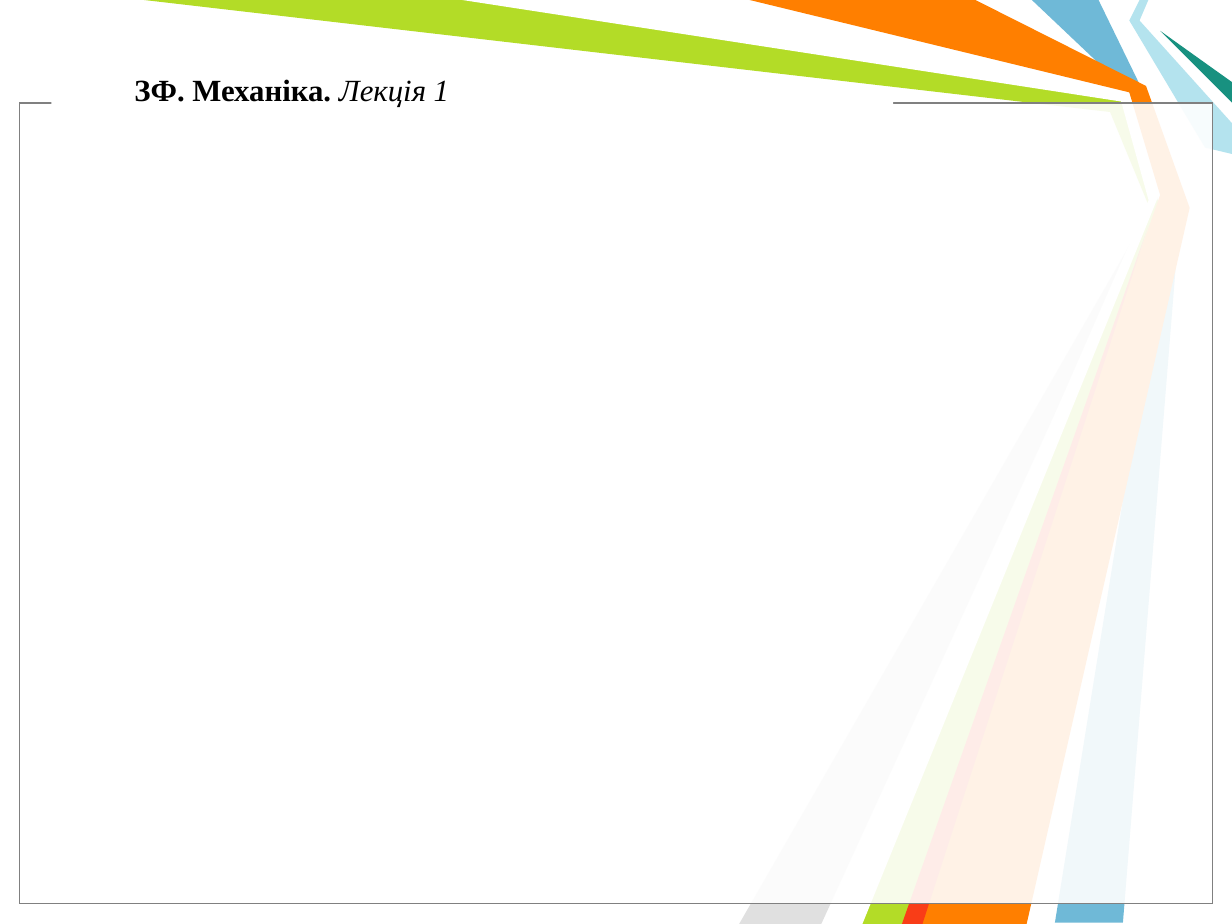
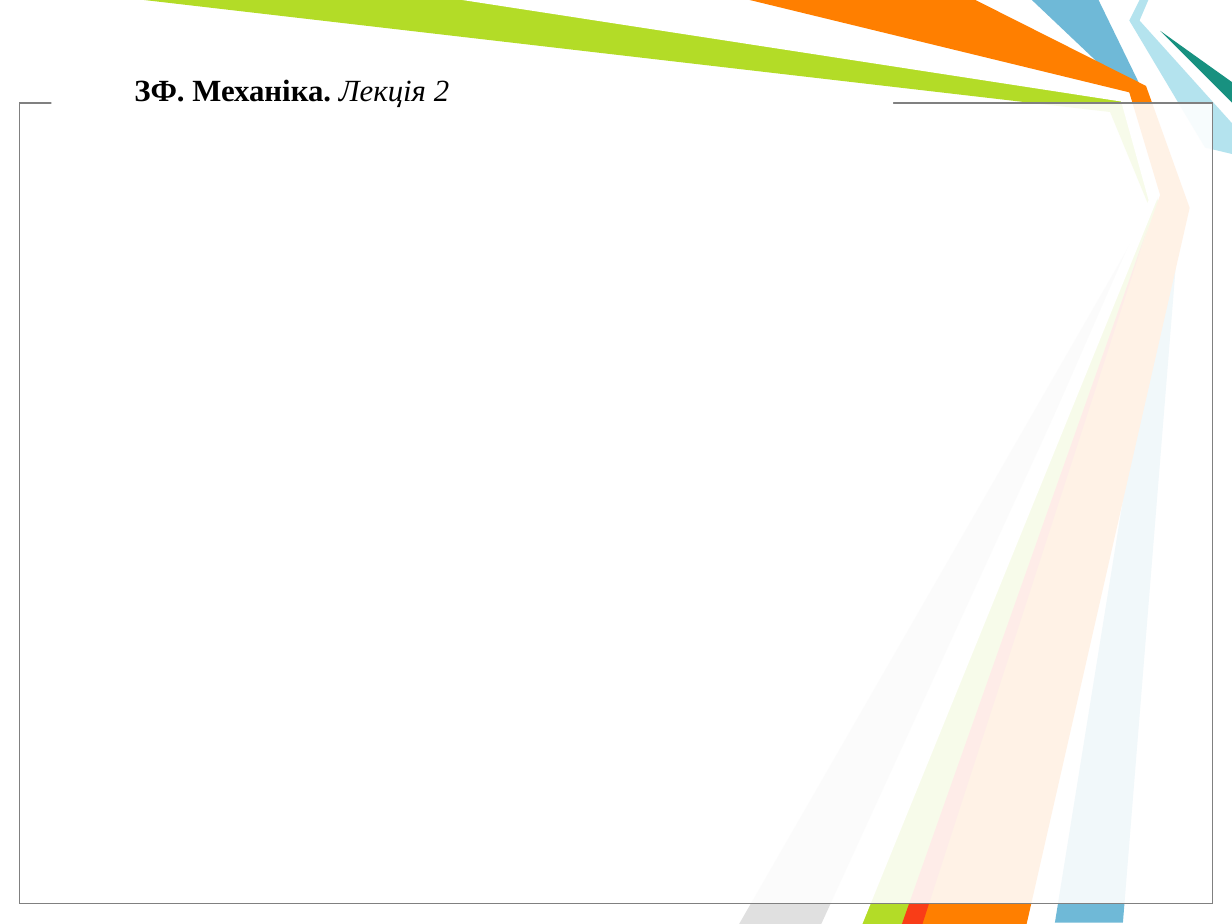
Before and after one commit to l432/NMK, a slide deck: slide 3 of Lecture/Mechanics/KTP.ppt (slide 6 before the commit). Drawn at 1232x924 pixels with LibreOffice and Linux fonts; fonts in the diff are those of the drawing; background and template pictures are left out. Boxes give left, top, right and bottom in pixels: in the first picture for what was removed or moved away, otherwise in the second. Text is boxed around its words. In the diff, an @@ line names an element or a change of style, - is before the commit and + after.

```diff
--- a/Lecture/Mechanics/KTP.ppt
+++ b/Lecture/Mechanics/KTP.ppt
@@ text at [134,79,449,107]: text changed @@
-ЗФ. Механіка. Лекція 1
+ЗФ. Механіка. Лекція 2
```
Also in this commit, not shown: 8 other slides changed, 1 slide added, 3 slides removed, 7 other files.
